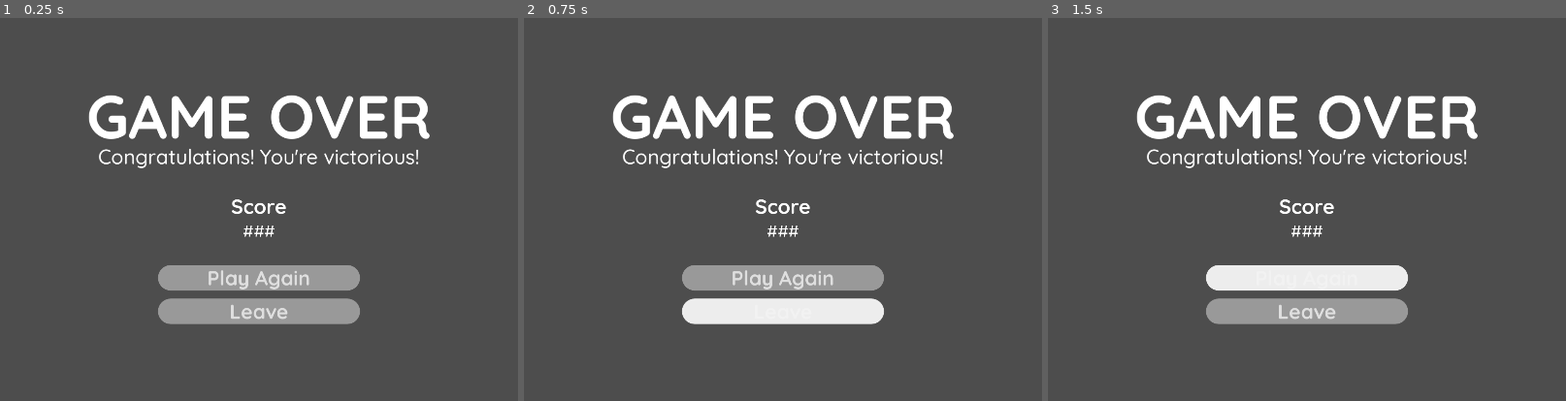
Above: before the commit, frames 1-3 (left to right).
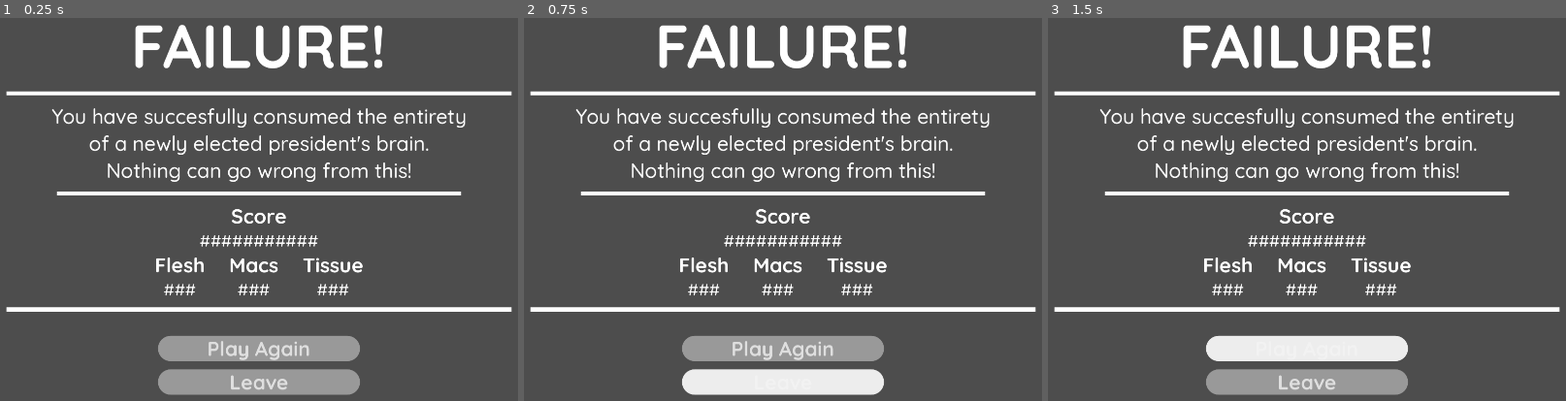
Above: after the commit, the same moments.

Repository: Hangover-Sunshine/BRAINWORM
Game: Godot game, scene res://scenes/menus/menu_gameover.tscn
The game is run twice, just before and just after one commit, with the same random seed, the same clock (stepped at 60 frames per second) and the same inputs. This scene is started directly instead of the project's main scene.
Inputs:
- Up to frame 1 (0.25 s): no input
- Up to frame 2 (0.75 s): click "Leave" at 0.5 s
- Up to frame 3 (1.5 s): click "Play Again" at 1.25 s

The runs differ from the first frame. In frame 1, 22% of the frame differs, in the area x 1-99%, y 1-99%; in frame 2, 22%; in frame 3, 22%.

Commit message:
Gameover Layout
- Created layout with some functions that manage the game over scene.
- Added placeholder labels for Stats to be messed with by Mica.

Diff:
--- /dev/null
+++ b/scenes/menus/menu_gameover.gd
@@ -0,0 +1,28 @@
+extends Control
+
+signal gameover_to_game
+signal gameover_to_main
+
+
+@onready var win_title = $GameOver_MC/GameOver_VBox/Text_Vbox/Win_Title
+@onready var lose_title = $GameOver_MC/GameOver_VBox/Text_Vbox/Lose_Title
+@onready var win_text = $GameOver_MC/GameOver_VBox/Text_Vbox/Win_VBox
+@onready var fail_text = $GameOver_MC/GameOver_VBox/Text_Vbox/Fail_VBox
+
+func to_lose():
+	lose_title.visible = true
+	fail_text.visible = true
+	win_title.visible = false
+	win_text.visible = false
+
+func to_win():
+	win_title.visible = true
+	win_text.visible = true
+	lose_title.visible = false
+	fail_text.visible = false
+
+func _on_again_button_pressed():
+	gameover_to_game.emit()
+
+func _on_leave_button_pressed():
+	gameover_to_main.emit()
--- a/scenes/menus/menu_gameover.tscn
+++ b/scenes/menus/menu_gameover.tscn
@@ -1,5 +1,6 @@
-[gd_scene load_steps=4 format=3 uid="uid://dgrchpsdeaxdt"]
-
+[gd_scene load_steps=5 format=3 uid="uid://dgrchpsdeaxdt"]
+
+[ext_resource type="Script" path="res://scenes/menus/menu_gameover.gd" id="1_8tecl"]
 [ext_resource type="FontFile" uid="uid://boc2gl1a4g052" path="res://assets/fonts/tfonts/quicksand/Quicksand-Medium.ttf" id="2_hr3v5"]
 [ext_resource type="FontFile" uid="uid://dk2tmtv4d2kef" path="res://assets/fonts/tfonts/quicksand/Quicksand-Bold.ttf" id="2_igy8s"]
 [ext_resource type="Theme" uid="uid://c78dis4b15gte" path="res://assets/themes/Menu.tres" id="3_bkwce"]
@@ -11,6 +12,7 @@
 anchor_bottom = 1.0
 grow_horizontal = 2
 grow_vertical = 2
+script = ExtResource("1_8tecl")
 
 [node name="GameOver_MC" type="MarginContainer" parent="."]
 custom_minimum_size = Vector2(1920, 1080)
@@ -27,41 +29,165 @@
 theme_override_constants/separation = 60
 alignment = 1
 
-[node name="Title_VBox" type="VBoxContainer" parent="GameOver_MC/GameOver_VBox"]
-layout_mode = 2
-theme_override_constants/separation = -25
-
-[node name="Title_GameOver" type="Label" parent="GameOver_MC/GameOver_VBox/Title_VBox"]
+[node name="Text_Vbox" type="VBoxContainer" parent="GameOver_MC/GameOver_VBox"]
+layout_mode = 2
+theme_override_constants/separation = 20
+
+[node name="Win_Title" type="Label" parent="GameOver_MC/GameOver_VBox/Text_Vbox"]
+visible = false
 layout_mode = 2
 theme_override_fonts/font = ExtResource("2_igy8s")
 theme_override_font_sizes/font_size = 150
-text = "GAME OVER"
-horizontal_alignment = 1
-
-[node name="Caption_GameOver" type="Label" parent="GameOver_MC/GameOver_VBox/Title_VBox"]
-layout_mode = 2
-theme_override_fonts/font = ExtResource("2_hr3v5")
-theme_override_font_sizes/font_size = 50
-text = "Congratulations! You're victorious!"
-horizontal_alignment = 1
-
-[node name="Stats_Vbox" type="VBoxContainer" parent="GameOver_MC/GameOver_VBox"]
-layout_mode = 2
-
-[node name="Title_Stage" type="Label" parent="GameOver_MC/GameOver_VBox/Stats_Vbox"]
+text = "CONGRATS!"
+horizontal_alignment = 1
+
+[node name="Lose_Title" type="Label" parent="GameOver_MC/GameOver_VBox/Text_Vbox"]
+layout_mode = 2
+theme_override_fonts/font = ExtResource("2_igy8s")
+theme_override_font_sizes/font_size = 150
+text = "FAILURE!"
+horizontal_alignment = 1
+
+[node name="Divider1" type="ColorRect" parent="GameOver_MC/GameOver_VBox/Text_Vbox"]
+custom_minimum_size = Vector2(1250, 10)
+layout_mode = 2
+size_flags_horizontal = 4
+
+[node name="Win_VBox" type="VBoxContainer" parent="GameOver_MC/GameOver_VBox/Text_Vbox"]
+layout_mode = 2
+
+[node name="Caption_GameOver" type="Label" parent="GameOver_MC/GameOver_VBox/Text_Vbox/Win_VBox"]
+layout_mode = 2
+theme_override_fonts/font = ExtResource("2_hr3v5")
+theme_override_font_sizes/font_size = 50
+text = "You have succesfully consumed the entirety"
+horizontal_alignment = 1
+
+[node name="Caption_GameOver2" type="Label" parent="GameOver_MC/GameOver_VBox/Text_Vbox/Win_VBox"]
+layout_mode = 2
+theme_override_fonts/font = ExtResource("2_hr3v5")
+theme_override_font_sizes/font_size = 50
+text = "of a newly elected president's brain.
+"
+horizontal_alignment = 1
+
+[node name="Caption_GameOver3" type="Label" parent="GameOver_MC/GameOver_VBox/Text_Vbox/Win_VBox"]
+layout_mode = 2
+theme_override_fonts/font = ExtResource("2_hr3v5")
+theme_override_font_sizes/font_size = 50
+text = "Nothing can go wrong from this!
+"
+horizontal_alignment = 1
+
+[node name="Fail_VBox" type="VBoxContainer" parent="GameOver_MC/GameOver_VBox/Text_Vbox"]
+visible = false
+layout_mode = 2
+
+[node name="Caption_GameOver" type="Label" parent="GameOver_MC/GameOver_VBox/Text_Vbox/Fail_VBox"]
+layout_mode = 2
+theme_override_fonts/font = ExtResource("2_hr3v5")
+theme_override_font_sizes/font_size = 50
+text = "You have failed to consume all traces of your"
+horizontal_alignment = 1
+
+[node name="Caption_GameOver2" type="Label" parent="GameOver_MC/GameOver_VBox/Text_Vbox/Fail_VBox"]
+layout_mode = 2
+theme_override_fonts/font = ExtResource("2_hr3v5")
+theme_override_font_sizes/font_size = 50
+text = "victim's memories and cognitive functions. Maybe
+"
+horizontal_alignment = 1
+
+[node name="Caption_GameOver3" type="Label" parent="GameOver_MC/GameOver_VBox/Text_Vbox/Fail_VBox"]
+layout_mode = 2
+theme_override_fonts/font = ExtResource("2_hr3v5")
+theme_override_font_sizes/font_size = 50
+text = "other worms would be more successful?"
+horizontal_alignment = 1
+
+[node name="Divider2" type="ColorRect" parent="GameOver_MC/GameOver_VBox/Text_Vbox"]
+custom_minimum_size = Vector2(1000, 10)
+layout_mode = 2
+size_flags_horizontal = 4
+
+[node name="Stats_Vbox" type="VBoxContainer" parent="GameOver_MC/GameOver_VBox/Text_Vbox"]
+layout_mode = 2
+
+[node name="Title_Stage" type="Label" parent="GameOver_MC/GameOver_VBox/Text_Vbox/Stats_Vbox"]
 layout_mode = 2
 theme_override_fonts/font = ExtResource("2_igy8s")
 theme_override_font_sizes/font_size = 50
 text = "Score"
 horizontal_alignment = 1
 
-[node name="Number_Stage" type="Label" parent="GameOver_MC/GameOver_VBox/Stats_Vbox"]
+[node name="Number_Stage" type="Label" parent="GameOver_MC/GameOver_VBox/Text_Vbox/Stats_Vbox"]
+layout_mode = 2
+theme_override_fonts/font = ExtResource("2_hr3v5")
+theme_override_font_sizes/font_size = 40
+text = "###########"
+horizontal_alignment = 1
+
+[node name="HBox_Stats" type="HBoxContainer" parent="GameOver_MC/GameOver_VBox/Text_Vbox/Stats_Vbox"]
+layout_mode = 2
+theme_override_constants/separation = 60
+alignment = 1
+
+[node name="VBox_Flesh" type="VBoxContainer" parent="GameOver_MC/GameOver_VBox/Text_Vbox/Stats_Vbox/HBox_Stats"]
+layout_mode = 2
+
+[node name="Title_Stage" type="Label" parent="GameOver_MC/GameOver_VBox/Text_Vbox/Stats_Vbox/HBox_Stats/VBox_Flesh"]
+layout_mode = 2
+theme_override_fonts/font = ExtResource("2_igy8s")
+theme_override_font_sizes/font_size = 50
+text = "Flesh"
+horizontal_alignment = 1
+
+[node name="Number_Stage" type="Label" parent="GameOver_MC/GameOver_VBox/Text_Vbox/Stats_Vbox/HBox_Stats/VBox_Flesh"]
 layout_mode = 2
 theme_override_fonts/font = ExtResource("2_hr3v5")
 theme_override_font_sizes/font_size = 40
 text = "###"
 horizontal_alignment = 1
 
+[node name="VBox_Macs" type="VBoxContainer" parent="GameOver_MC/GameOver_VBox/Text_Vbox/Stats_Vbox/HBox_Stats"]
+layout_mode = 2
+
+[node name="Title_Macs" type="Label" parent="GameOver_MC/GameOver_VBox/Text_Vbox/Stats_Vbox/HBox_Stats/VBox_Macs"]
+layout_mode = 2
+theme_override_fonts/font = ExtResource("2_igy8s")
+theme_override_font_sizes/font_size = 50
+text = "Macs"
+horizontal_alignment = 1
+
+[node name="Number_Macs" type="Label" parent="GameOver_MC/GameOver_VBox/Text_Vbox/Stats_Vbox/HBox_Stats/VBox_Macs"]
+layout_mode = 2
+theme_override_fonts/font = ExtResource("2_hr3v5")
+theme_override_font_sizes/font_size = 40
+text = "###"
+horizontal_alignment = 1
+
+[node name="VBox_Tissue" type="VBoxContainer" parent="GameOver_MC/GameOver_VBox/Text_Vbox/Stats_Vbox/HBox_Stats"]
+layout_mode = 2
+
+[node name="Title_Tissue" type="Label" parent="GameOver_MC/GameOver_VBox/Text_Vbox/Stats_Vbox/HBox_Stats/VBox_Tissue"]
+layout_mode = 2
+theme_override_fonts/font = ExtResource("2_igy8s")
+theme_override_font_sizes/font_size = 50
+text = "Tissue"
+horizontal_alignment = 1
+
+[node name="Number_Tissue" type="Label" parent="GameOver_MC/GameOver_VBox/Text_Vbox/Stats_Vbox/HBox_Stats/VBox_Tissue"]
+layout_mode = 2
+theme_override_fonts/font = ExtResource("2_hr3v5")
+theme_override_font_sizes/font_size = 40
+text = "###"
+horizontal_alignment = 1
+
+[node name="Divider3" type="ColorRect" parent="GameOver_MC/GameOver_VBox/Text_Vbox"]
+custom_minimum_size = Vector2(1250, 10)
+layout_mode = 2
+size_flags_horizontal = 4
+
 [node name="Button_HBox" type="HBoxContainer" parent="GameOver_MC/GameOver_VBox"]
 layout_mode = 2
 alignment = 1
@@ -70,7 +196,7 @@
 layout_mode = 2
 theme_override_constants/separation = 20
 
-[node name="Cont_Button" type="Button" parent="GameOver_MC/GameOver_VBox/Button_HBox/Button_VBox"]
+[node name="Again_Button" type="Button" parent="GameOver_MC/GameOver_VBox/Button_HBox/Button_VBox"]
 custom_minimum_size = Vector2(500, 0)
 layout_mode = 2
 theme = ExtResource("3_bkwce")
@@ -84,5 +210,5 @@
 theme_override_font_sizes/font_size = 50
 text = "Leave"
 
-[connection signal="pressed" from="GameOver_MC/GameOver_VBox/Button_HBox/Button_VBox/Cont_Button" to="." method="_on_cont_button_pressed"]
+[connection signal="pressed" from="GameOver_MC/GameOver_VBox/Button_HBox/Button_VBox/Again_Button" to="." method="_on_again_button_pressed"]
 [connection signal="pressed" from="GameOver_MC/GameOver_VBox/Button_HBox/Button_VBox/Leave_Button" to="." method="_on_leave_button_pressed"]
